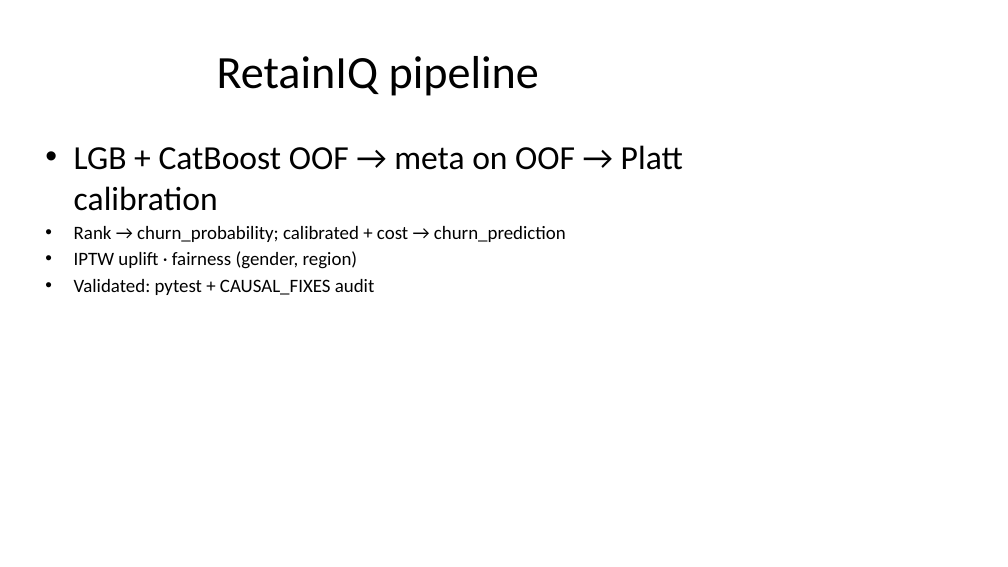
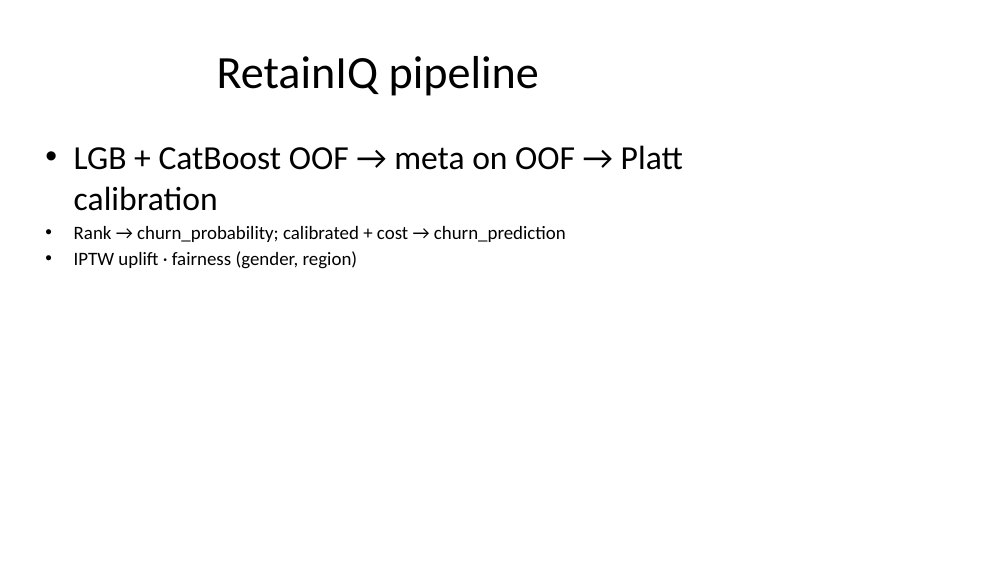
Before and after one commit to Stormynubee/retainiq-churnzero-26, a slide deck: slide 5 of deck/ChurnZero_RetainIQ_Presentation.pptx. Drawn at 1008x567 pixels with LibreOffice and Linux fonts; fonts in the diff are those of the drawing. Boxes give left, top, right and bottom in pixels: in the first picture for what was removed or moved away, otherwise in the second. Text is boxed around its words. In the diff, an @@ line names an element or a change of style, - is before the commit and + after.

```diff
--- a/deck/ChurnZero_RetainIQ_Presentation.pptx
+++ b/deck/ChurnZero_RetainIQ_Presentation.pptx
@@ text at <box>74,279,375,295</box>: paragraph removed @@
-• Validated: pytest + CAUSAL_FIXES audit
```
Also in this commit, not shown: 2 other slides changed, 15 other files.
